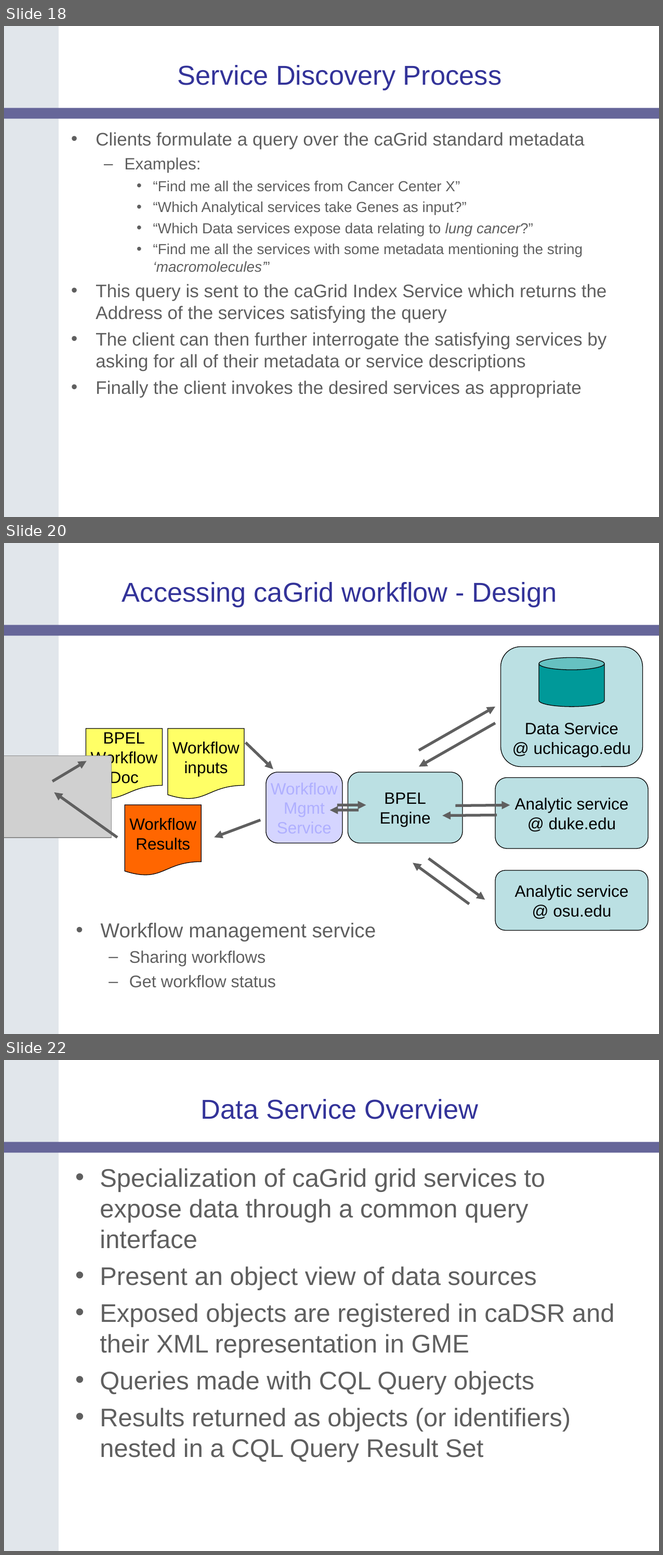
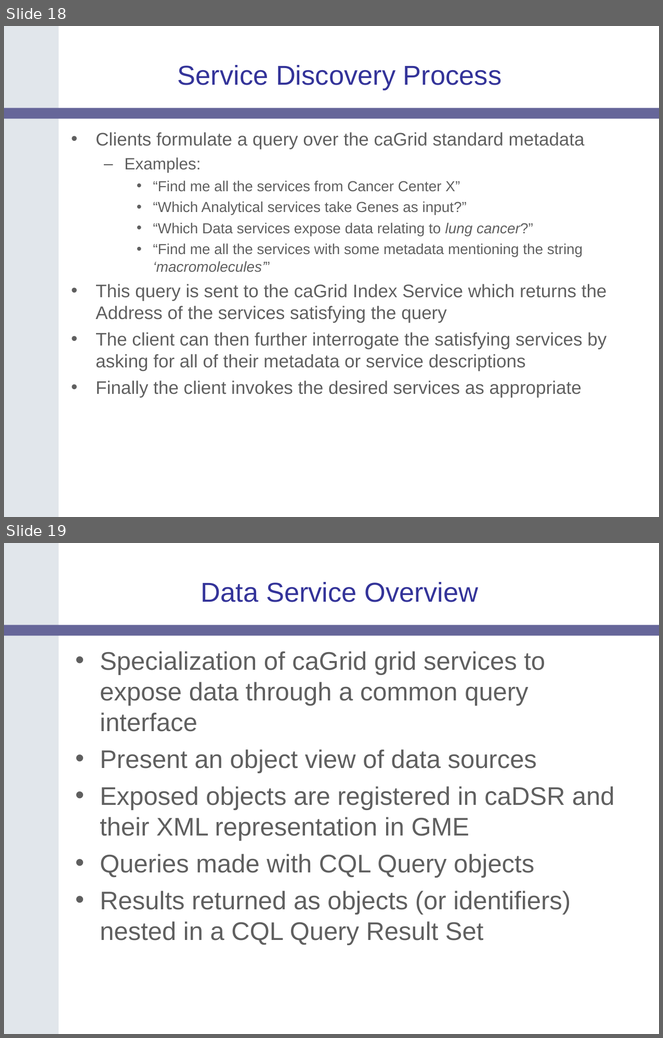
Before and after one commit to NCIP/cagrid-docs, a slide deck: docs/DataService/Slides/caGrid-1.0-Data-Services-20060605.ppt. Shown one above the other, each under a label of ours: slides 18, 20 and 22 before the commit, slides 18 and 19 after it; the slides between them are not shown. The pictures are 663x1555 and 663x1038 pixels, drawn with LibreOffice and Linux fonts; fonts in the diff are those of the drawing; grey boxes stand for pictures; background and template pictures are left out. Boxes give left, top, right and bottom in pixels: in the first picture for what was removed or moved away, otherwise in the second. Text is boxed around its words. In the diff, an @@ line names an element or a change of style, - is before the commit and + after.

```diff
--- a/docs/DataService/Slides/caGrid-1.0-Data-Services-20060605.ppt
+++ b/docs/DataService/Slides/caGrid-1.0-Data-Services-20060605.ppt
@@ slide 20 removed at (4, 543, 659, 1034), background #FFFFFF; not listed: 2 template elements that a slide beside it also shows @@
@@ title removed at (122, 582, 557, 607) @@
-Accessing caGrid workflow - Design
@@ rounded rectangle removed at (501, 646, 643, 767) @@
-Data Service
-@ uchicago.edu
@@ cylinder removed at (539, 657, 605, 707) @@
@@ arrow removed from (419, 750) to (495, 707) @@
@@ flow chart document removed at (86, 729, 163, 799) @@
-BPEL
-Workflow
-Doc
@@ flow chart document removed at (168, 729, 244, 799) @@
-Workflow
-inputs
@@ arrow removed from (495, 723) to (419, 767) @@
@@ arrow removed from (246, 743) to (273, 770) @@
@@ picture removed at (4, 756, 112, 838) @@
@@ arrow removed from (52, 782) to (87, 761) @@
@@ rounded rectangle removed at (266, 772, 343, 843) @@
-Workflow
-Mgmt
-Service
@@ rounded rectangle removed at (348, 772, 463, 843) @@
-BPEL
-Engine
@@ rounded rectangle removed at (495, 778, 648, 848) @@
-Analytic service
-@ duke.edu
@@ arrow removed from (117, 838) to (54, 793) @@
@@ flow chart document removed at (125, 805, 201, 876) @@
-Workflow
-Results
@@ arrow removed from (337, 805) to (366, 805) @@
@@ arrow removed from (455, 806) to (510, 805) @@
@@ arrow removed from (260, 820) to (214, 837) @@
@@ arrow removed from (359, 810) to (330, 810) @@
@@ arrow removed from (497, 815) to (442, 815) @@
@@ arrow removed from (469, 904) to (413, 863) @@
@@ arrow removed from (428, 859) to (485, 900) @@
@@ rounded rectangle removed at (495, 871, 648, 931) @@
-Analytic service
-@ osu.edu
@@ text removed at (101, 923, 376, 988) @@
-• Workflow management service
-  – Sharing workflows
-  – Get workflow status
@@ what was slide 22 is now slide 19 @@
```
Also in this commit, not shown: 1 slide changed, 2 other slides removed.
